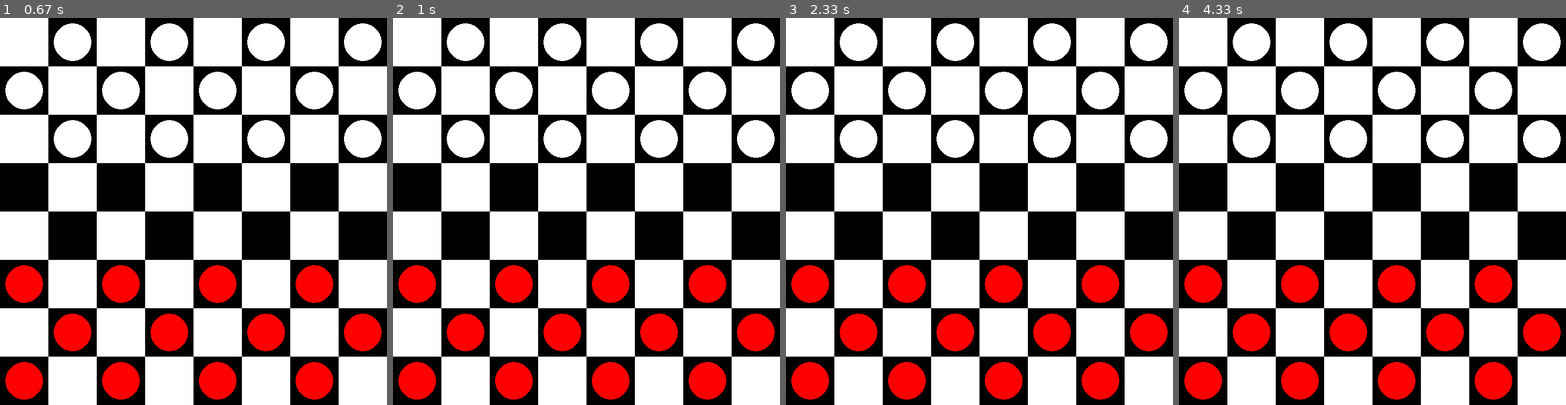
Above: before the commit, frames 1-4 (left to right).
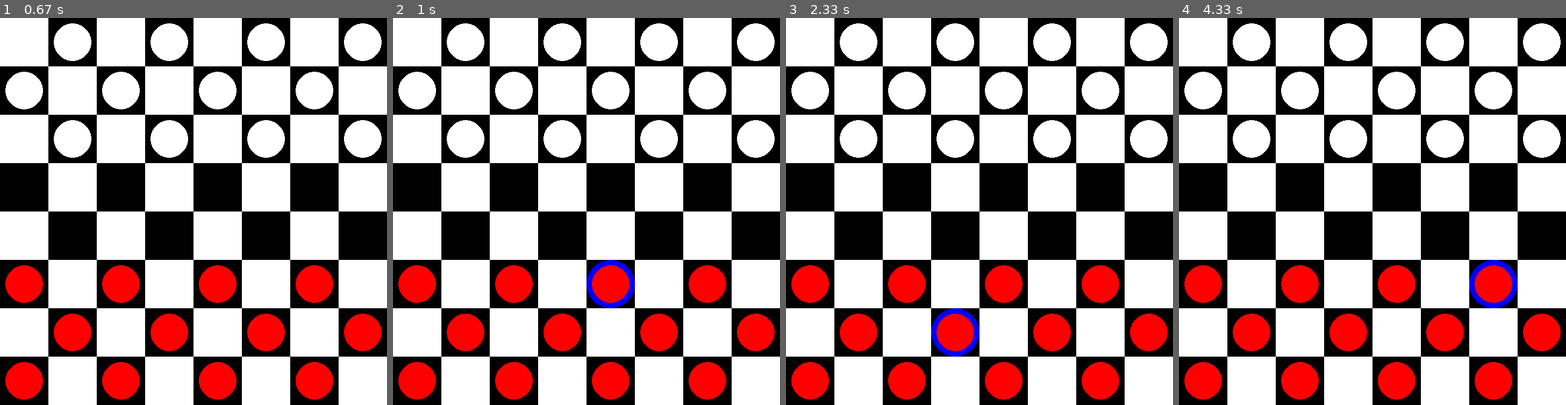
Above: after the commit, the same moments.

Repository: emmaamobi/Checkers-game-minmaxAi
Game: pygame game, started from run.py
Same seed, same stepped clock (60 frames per second), same inputs: the game is played once before the commit and once after it.
Inputs (mouse positions are in pixels of both pictures, inside the frame that each line leads up to):
- Up to frame 1 (0.67 s): no input
- Up to frame 2 (1 s): click (625, 296) at 0.88 s
- Up to frame 3 (2.33 s): click (859, 300) at 1.22 s; click (960, 312) at 2.05 s
- Up to frame 4 (4.33 s): click (1360, 145) at 2.38 s; click (1507, 288) at 4.05 s

Frame 1 is identical in both runs. In frame 2, 0.5% of the frame differs, in the area x 50-63%, y 62-75%; in frame 3, 0.5%; in frame 4, 0.5%.

Commit message:
highlight selected piece

Diff:
--- a/gameLogic.py
+++ b/gameLogic.py
@@ -38,11 +38,13 @@
 
     def update_ui(self):
         self.board.draw_game(self.win)
+        if self.selected:
+            piece = self.selected
+            piece.highlight(self.win)
         pygame.display.update()
 
     def select_square(self, row, col):
         if self.selected:
-            print("VALID MOVES: ", self.valid_moves)
             res = self.makeMove(row, col)
             if not res:
                 self.selected = None
@@ -51,7 +53,10 @@
         piece = self.board.get_piece(row, col)
         if piece != 0 and piece.color == self.currentPlayer:
             self.selected = piece
+            # highlight piece
+
             self.valid_moves = self.rules.possibleMoves(self.board,piece)
+            print("VALID MOVES: ", self.valid_moves)
             return True
 
         return False
@@ -72,6 +77,7 @@
 
     def switchTurn(self):
         self.valid_moves = {} # reset valid moves
+        self.selected = None
         if self.currentPlayer == self.player_1:
             self.currentPlayer = self.player_2
             print("Red'pieces turn")
--- a/piece.py
+++ b/piece.py
@@ -43,6 +43,18 @@
         self.x_cord = (EACH_SQUARE * self.col) + EACH_SQUARE // 2
         self.y_cord = (EACH_SQUARE * self.row) + EACH_SQUARE // 2
 
+    def highlight(self,win):
+        x_y_cords = (self.x_cord, self.y_cord)
+        pad = 10
+        radius = (EACH_SQUARE // 2) - pad
+        outline = 10
+        pygame.draw.circle(win, BLUE, x_y_cords, radius + outline )
+        pygame.draw.circle(win, self.color, x_y_cords, radius)
+
+        ## draw king
+        if self.isKing:
+            radius_smaller = ((EACH_SQUARE // 2) // 2)
+            pygame.draw.circle(win, GOLD, x_y_cords, radius_smaller)
     def draw_piece(self,win):
         x_y_cords = (self.x_cord, self.y_cord)
         pad = 10
